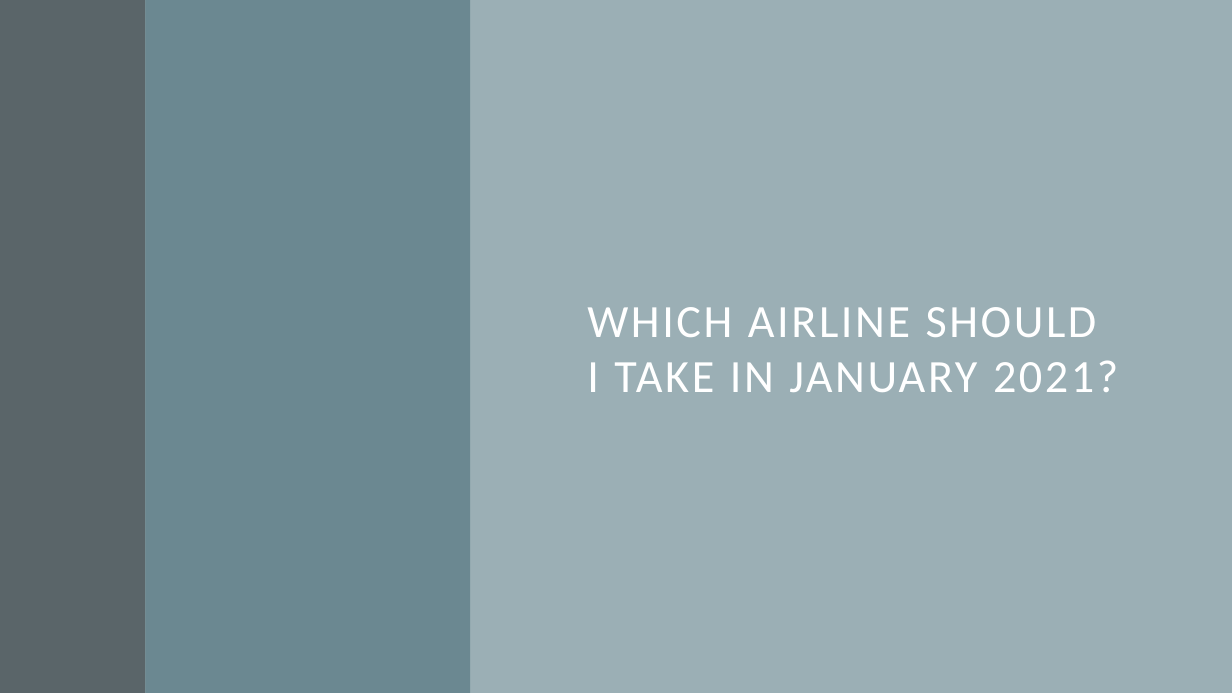
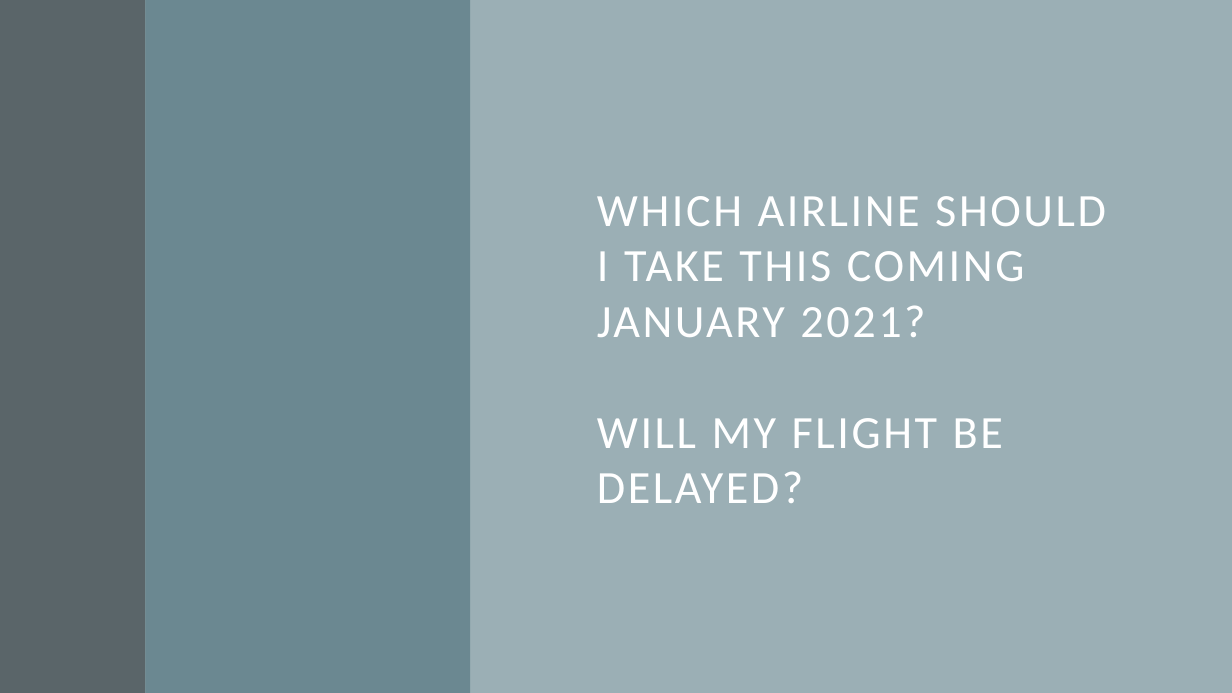
Before and after one commit to coolburton/Flight-delays, a slide deck: slide 2 of Flight Delays.pptx. Drawn at 1232x693 pixels with LibreOffice and Linux fonts; fonts in the diff are those of the drawing. Boxes give left, top, right and bottom in pixels: in the first picture for what was removed or moved away, otherwise in the second. Text is boxed around its words. In the diff, an @@ line names an element or a change of style, - is before the commit and + after.

```diff
--- a/Flight Delays.pptx
+++ b/Flight Delays.pptx
@@ title at [597, 196, 1106, 503]: text changed @@
-WHICH AIRLINE SHOULD I TAKE IN JANUARY 2021?
+WHICH AIRLINE SHOULD I TAKE THIS COMING JANUARY 2021?
+WILL MY FLIGHT BE DELAYED?
```
Also in this commit, not shown: 2 other slides changed, 2 slides added, 2 slides removed.
